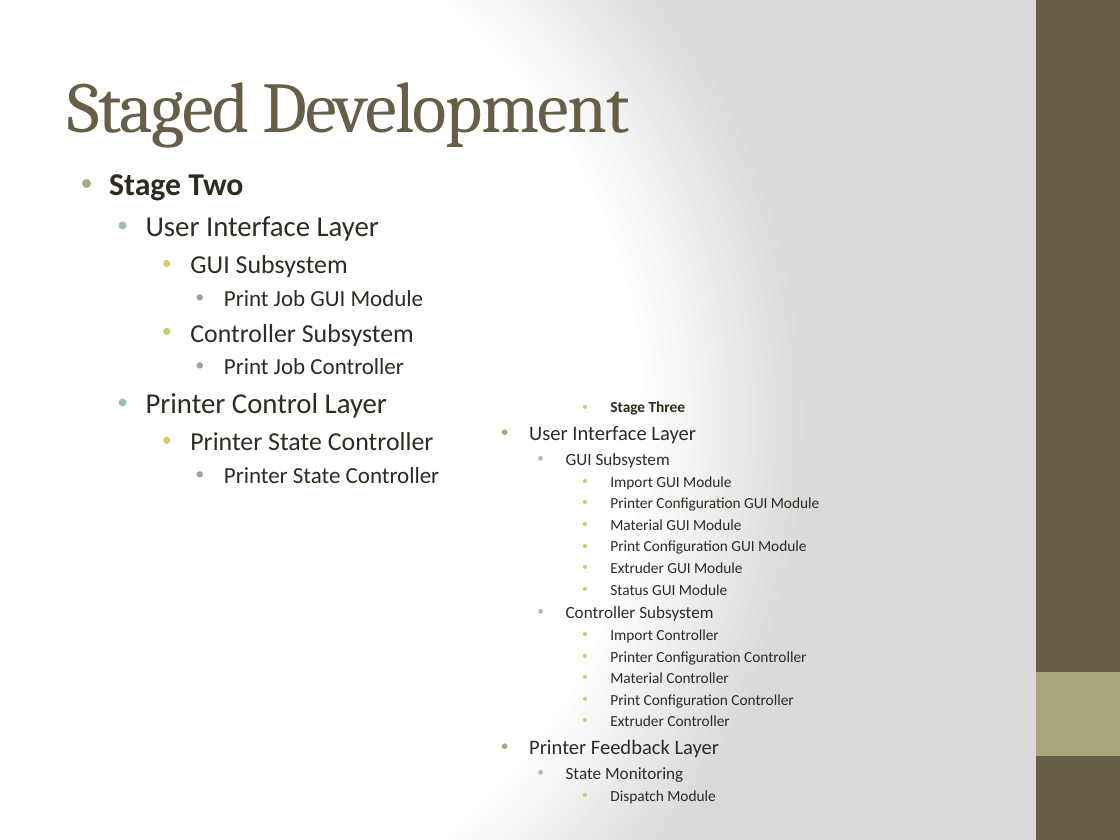
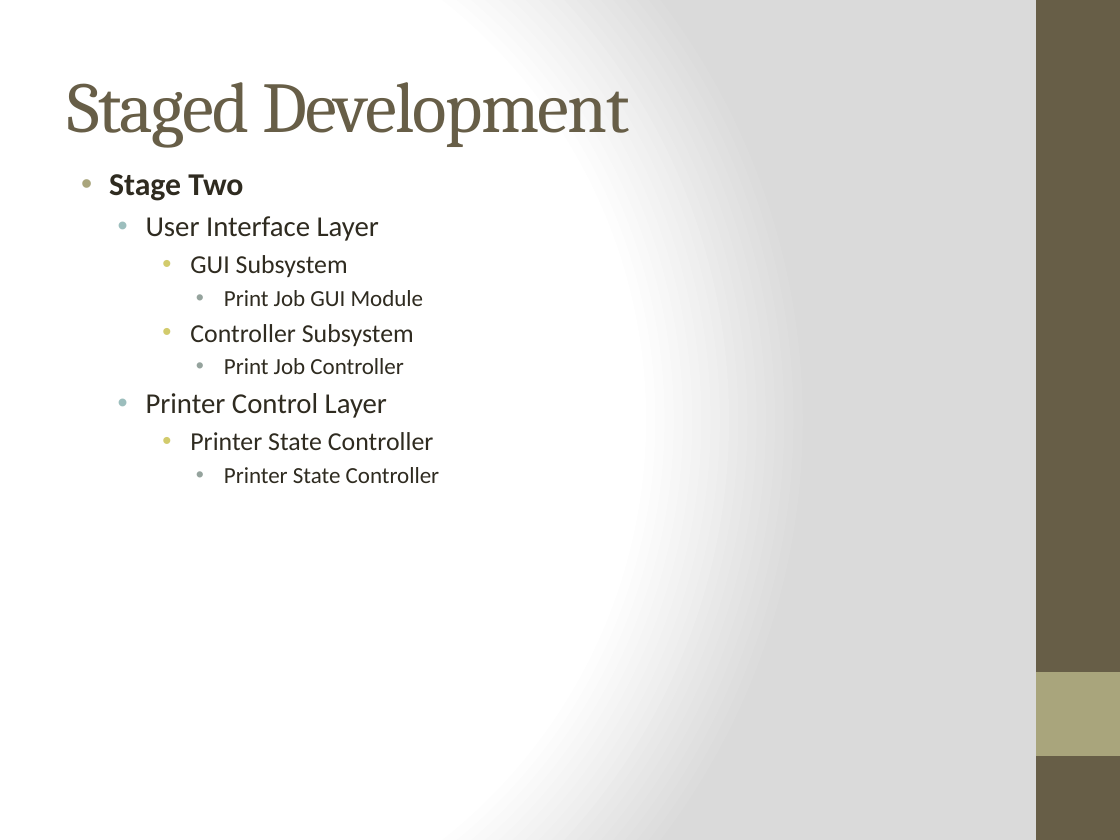
Before and after one commit to qpHalcy0n/SRDesign, a slide deck: slide 9 of Test Plan Presentation/Team Ink3d Test Plan.pptx. Drawn at 1120x840 pixels with LibreOffice and Linux fonts; fonts in the diff are those of the drawing. Boxes give left, top, right and bottom in pixels: in the first picture for what was removed or moved away, otherwise in the second. Text is boxed around its words. In the diff, an @@ line names an element or a change of style, - is before the commit and + after.

```diff
--- a/Test Plan Presentation/Team Ink3d Test Plan.pptx
+++ b/Test Plan Presentation/Team Ink3d Test Plan.pptx
@@ text removed at (x1=529, y1=426, x2=819, y2=804) @@
-    • Stage Three
-• User Interface Layer
-  • GUI Subsystem
-    • Import GUI Module
-    • Printer Configuration GUI Module
-    • Material GUI Module
-    • Print Configuration GUI Module
-    • Extruder GUI Module
-    • Status GUI Module
-  • Controller Subsystem
-    • Import Controller
-    • Printer Configuration Controller
-    • Material Controller
-    • Print Configuration Controller
-    • Extruder Controller
-• Printer Feedback Layer
-  • State Monitoring
-    • Dispatch Module
```
Also in this commit, not shown: 8 other slides changed, 2 slides removed.
